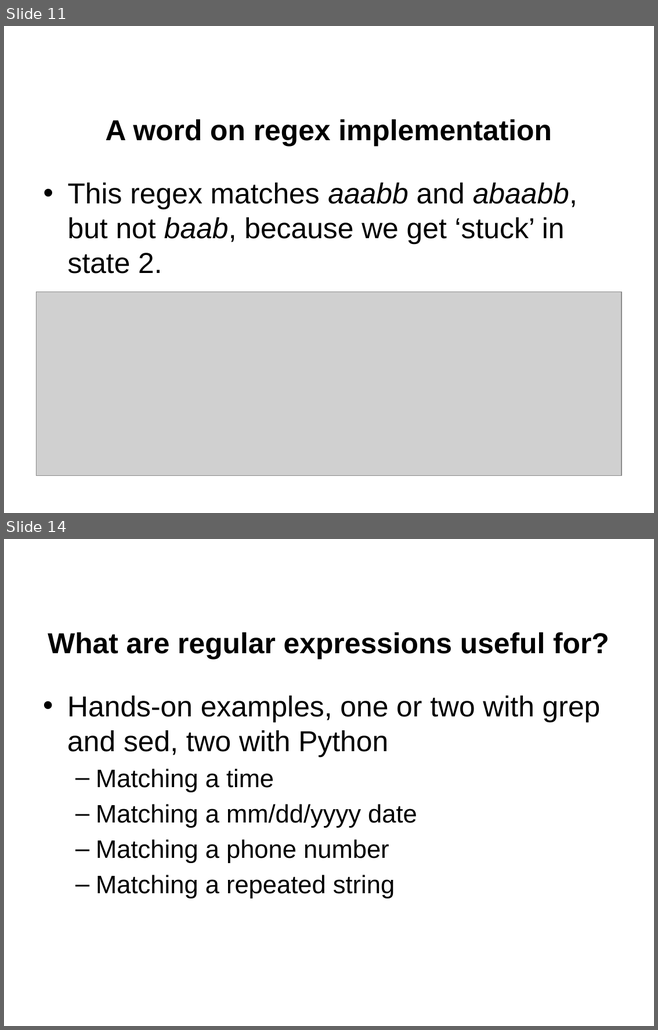
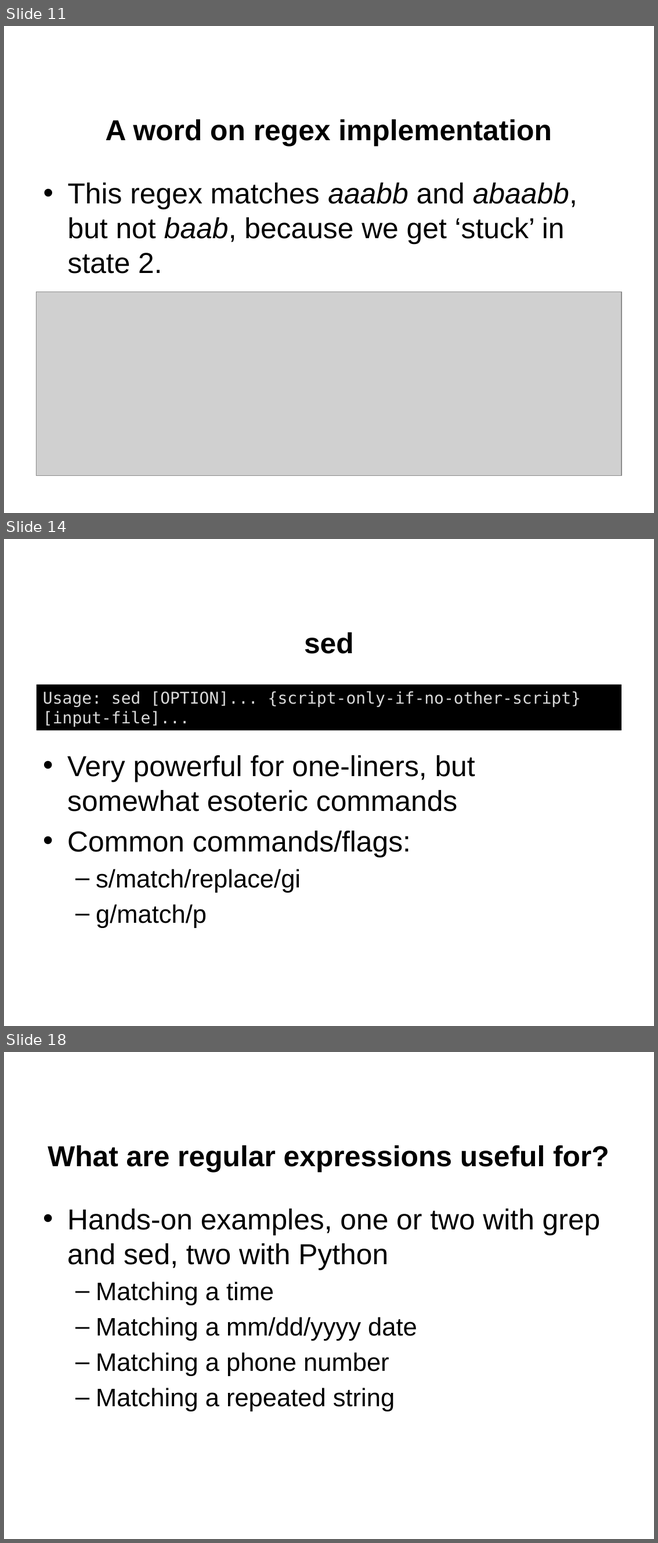
Before and after one commit to jgerity/talks, a slide deck: 2017/computing_workgroup/regex/regular_expressions.pptx. Shown one above the other, each under a label of ours: slides 11 and 14 before the commit, slides 11, 14 and 18 after it; the slides between them are not shown. The pictures are 658x1030 and 658x1543 pixels, drawn with LibreOffice and Linux fonts; fonts in the diff are those of the drawing; grey boxes stand for pictures; background and template pictures are left out. Boxes give left, top, right and bottom in pixels: in the first picture for what was removed or moved away, otherwise in the second. Text is boxed around its words. In the diff, an @@ line names an element or a change of style, - is before the commit and + after.

Commit message:
Added sed, grep, vim, awk slides and fleshed others out

```diff
--- a/2017/computing_workgroup/regex/regular_expressions.pptx
+++ b/2017/computing_workgroup/regex/regular_expressions.pptx
@@ slide 14 added at [4, 539, 654, 1026], background picture (left out) @@
@@ title added at [304, 632, 354, 654], 32 pt, text #000000, bold @@
+sed
@@ rectangle added at [36, 685, 621, 730], fill #000000, 18 pt, text #D9D9D9 @@
+Usage: sed [OPTION]... {script-only-if-no-other-script} [input-file]...
@@ text added at [67, 755, 475, 928], 32 pt, text #000000 @@
+• Very powerful for one-liners, but somewhat esoteric commands
+• Common commands/flags:
+  – s/match/replace/gi
+  – g/match/p
@@ what was slide 14 is now slide 18 @@
```
Also in this commit, not shown: 3 slides changed, 3 other slides added.
